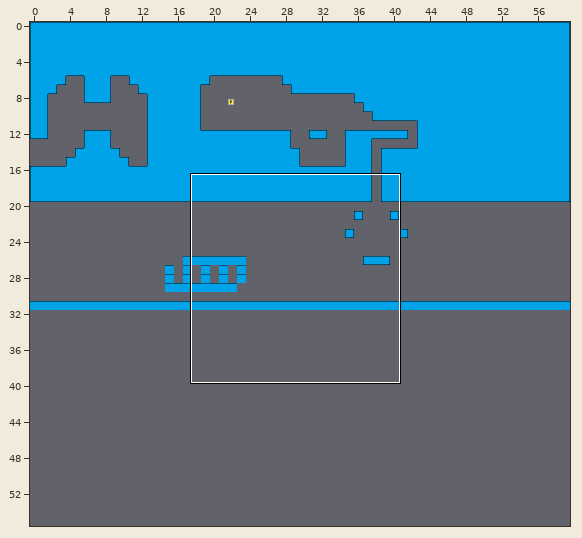
Two states of a Tiled map, Engine/Assest/Map/Blue.tmx. Above, an overview of the earlier version with the close-up marked.
Close-up. Before the commit:
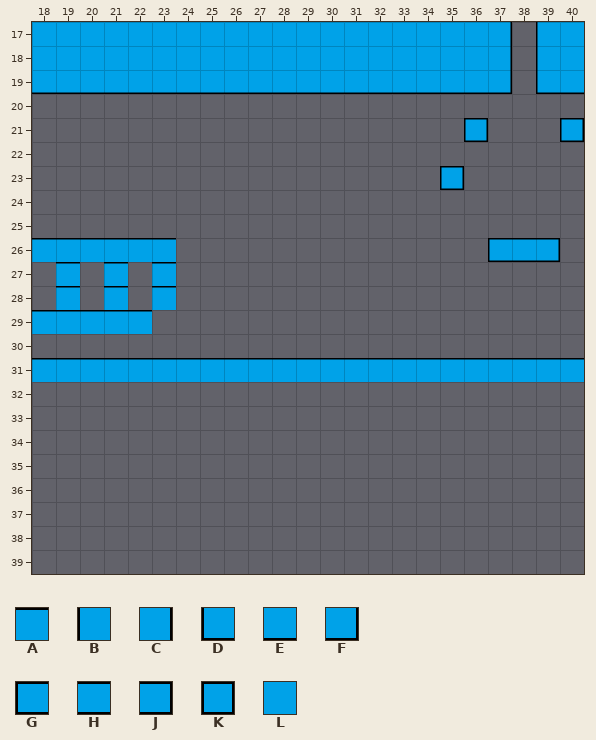
Cells are 32x32 px. Shown: x 18..40, y 17..39. The commit also changed other parts of the map, which this record leaves out. The commit also replaced the tileset; all pictures use the new one. The old version is drawn lined up with the new one.
Key: from "Collision Ground": A 1, B 5, C 7, D 10, E 11, F 12, G 15, H 16, J 17, K 18; from "No Collision Ground": L 6.
_ is an empty cell, # one hidden under a higher layer.
Objects are placed by their top-left corner, in cells (3,4 is the top-left corner of cell 3,4); size is 1x1 cell unless given.
Layers that did not change in this view are not listed.
Layer "No Collision BackGround" before, first column x 18:
17 LLLLLLLLLLLLLLLLLLL___L
18 LLLLLLLLLLLLLLLLLLL___L
19 EEEEEEEEEEEEEEEEEE#___#
20 _______________________
21 _______________________
22 _______________________
23 _______________________
24 _______________________
25 _______________________
26 AAAAAA_________________
27 _A_A_A_________________
28 _A_A_A_________________
29 AAAAA__________________
30 _______________________
31 AAAAAAAAAAAAAAAAAAAAAAA
32 _______________________
33 _______________________
34 _______________________
35 _______________________
36 _______________________
37 _______________________
38 _______________________
39 _______________________
Layer "BackGround" before, first column x 18:
17 ___________________C_B_
18 ___________________C_B_
19 __________________EF_DE
20 _______________________
21 __________________K___K
22 _______________________
23 _________________K_____
24 _______________________
25 _______________________
26 ___________________GHJ_
27 _______________________
28 _______________________
29 _______________________
30 _______________________
31 _______________________
32 _______________________
33 _______________________
34 _______________________
35 _______________________
36 _______________________
37 _______________________
38 _______________________
39 _______________________
Now the later version:
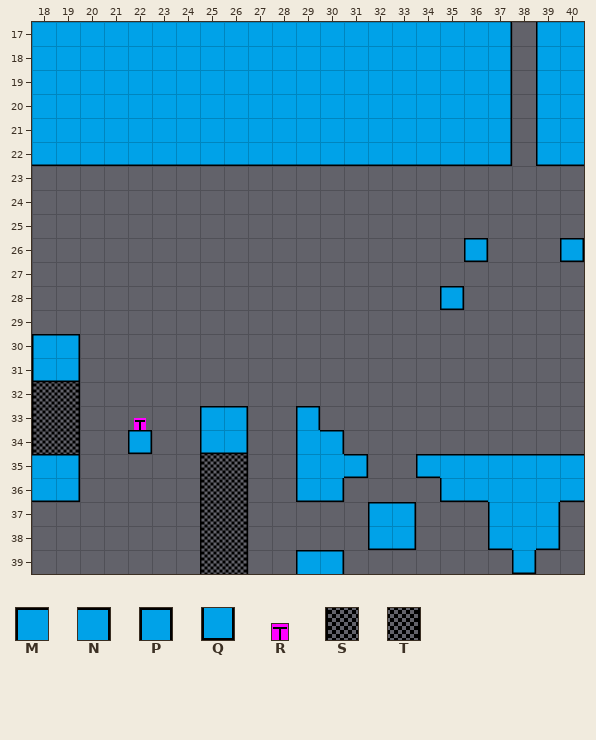
Further tiles: from "Collision Ground": M 0, N 2, P 3, Q 13; from "Obj": R 1 "button"; from "Texure1": S 3, T 5.
Tiles of an added or newly shown layer are drawn over the layers below it.
Changes in this commit:
map size 60x60 -> 51x56 cells
Layer "Texure" (added):
y 32..34: x 18..19 __ -> ST
y 35..39: x 25..26 __ -> ST
Layer "No Collision BackGround":
y 19: x 18..35 EEEEEEEEEEEEEEEEEE -> LLLLLLLLLLLLLLLLLL
y 20..21: x 18..36 ___________________ -> LLLLLLLLLLLLLLLLLLL; x 40 _ -> L
y 26: x 18..23 AAAAAA -> ______
y 27..28: x 19 A -> _; x 21 A -> _; x 23 A -> _
y 29: x 18..22 AAAAA -> _____
y 31: x 18..40 AAAAAAAAAAAAAAAAAAAAAAA -> _______________________
y 35: x 30 _ -> L
y 36: x 37..39 ___ -> LLL
y 37..38: x 38 _ -> L
Layer "BackGround":
y 19: x 36..37 EF -> _C; x 39..40 DE -> B_
y 20: x 37 _ -> C; x 39 _ -> B
y 21: x 36..37 K_ -> _C; x 39..40 _K -> B_
y 22: x 18..37 ____________________ -> EEEEEEEEEEEEEEEEEEEF; x 39..40 __ -> DE
y 23: x 35 K -> _
y 26: x 36..40 _GHJ_ -> K___K
y 28: x 35 _ -> K
y 30: x 18..19 __ -> MN
y 31: x 18..19 __ -> DF
y 33: x 25..26 __ -> MN; x 29 _ -> P
y 34: x 22 _ -> K; x 25..26 __ -> DF; x 29..30 __ -> BN
y 35: x 18..19 __ -> AN; x 29 _ -> B; x 31 _ -> J; x 34..40 _______ -> GAAAAAA
y 36: x 18..19 __ -> EF; x 29..30 __ -> DF; x 35..36 __ -> DE; x 40 _ -> E
y 37: x 32..33 __ -> MN; x 37 _ -> B; x 39 _ -> C
y 38: x 32..33 __ -> DF; x 37 _ -> D; x 39 _ -> F
y 39: x 29..30 __ -> MN; x 38 _ -> Q
Layer "Object Layer 1":
added: R "Spring" at 22.2,33.5 size 0.5x0.5
